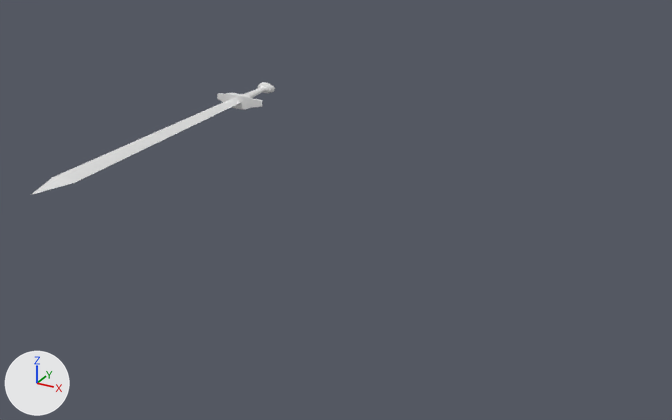
An edit to the FBX model Assets/Models/Characters/hero/Animations/idle.fbx, drawn before and after from the same camera.
Before and after are seen from a camera (50 mm lens) standing at (0.352, -0.776, 0.574) and looking at (-0.015, -0.109, 0.241). The axes (+X, +Y, +Z) are drawn at lower left. The lights are the same throughout. Where no turn or scale is listed for an object, it has been applied to the vertices.

The first picture shows 'weapon:mesh_weapon'.
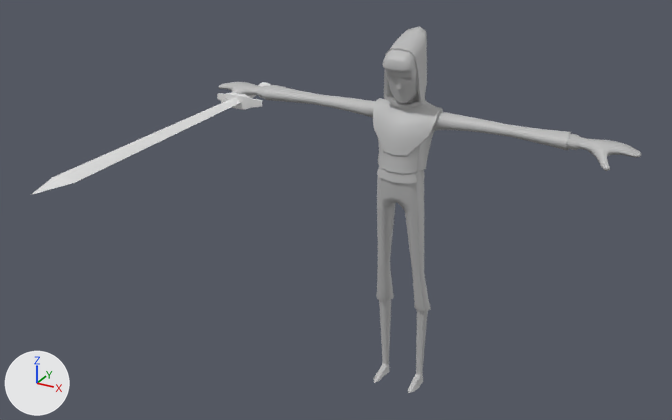
Pixel boxes (x1, y1, x2, y2) of what changed, in the pictures (672 x 420 px):
'geo', added: after (219, 27, 641, 393)

The change, as a list of edits to the scene's bpy script:
```text
Add mat_herosg:
    mat_herosg = principled_material('heroSG')
    mat_herosg.base_color = (0.5, 0.5, 0.5)  # grey #bcbcbc
Add me_mesh_001:
    me_mesh_001.from_pydata(...)  # 1461 vertices, 2846 faces; spans x -0.219..0.219, y -0.027..0.027, z 0.0..0.38
    me_mesh_001.materials.append(mat_herosg)  # grey #bcbcbc
Add ob_geo:
    ob_geo = bpy.data.objects.new('geo', me_mesh_001)
    ob_geo.location = (0.0, 0.0, 0.0)
```
